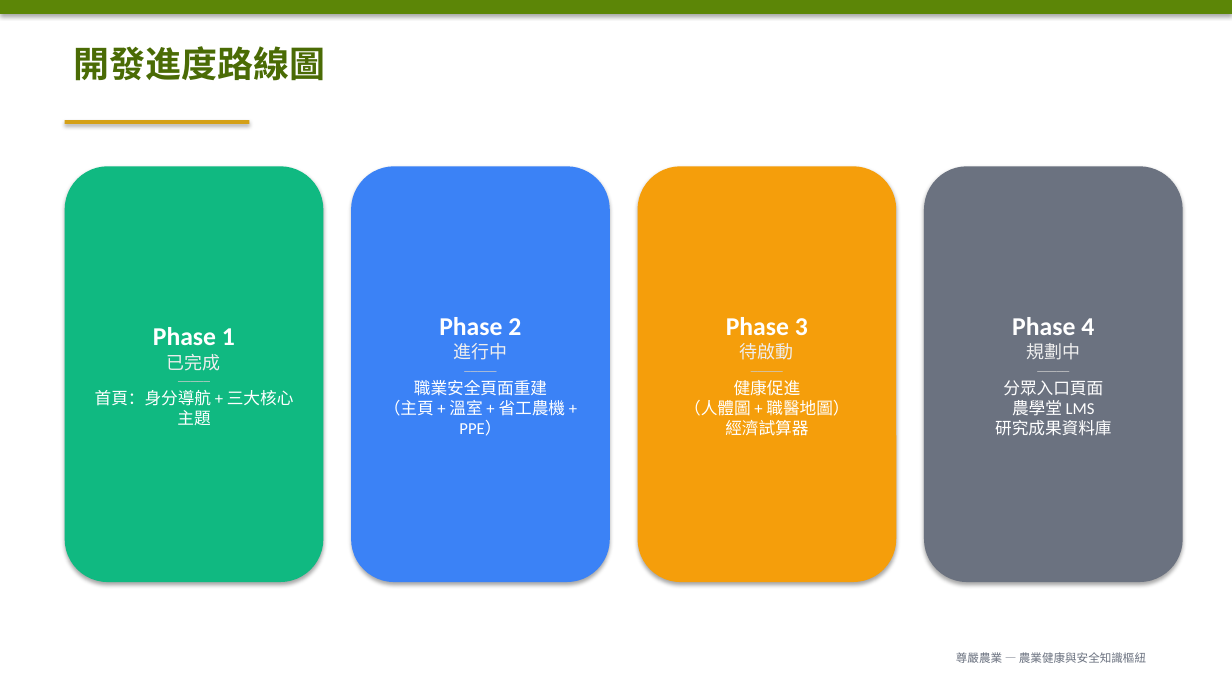
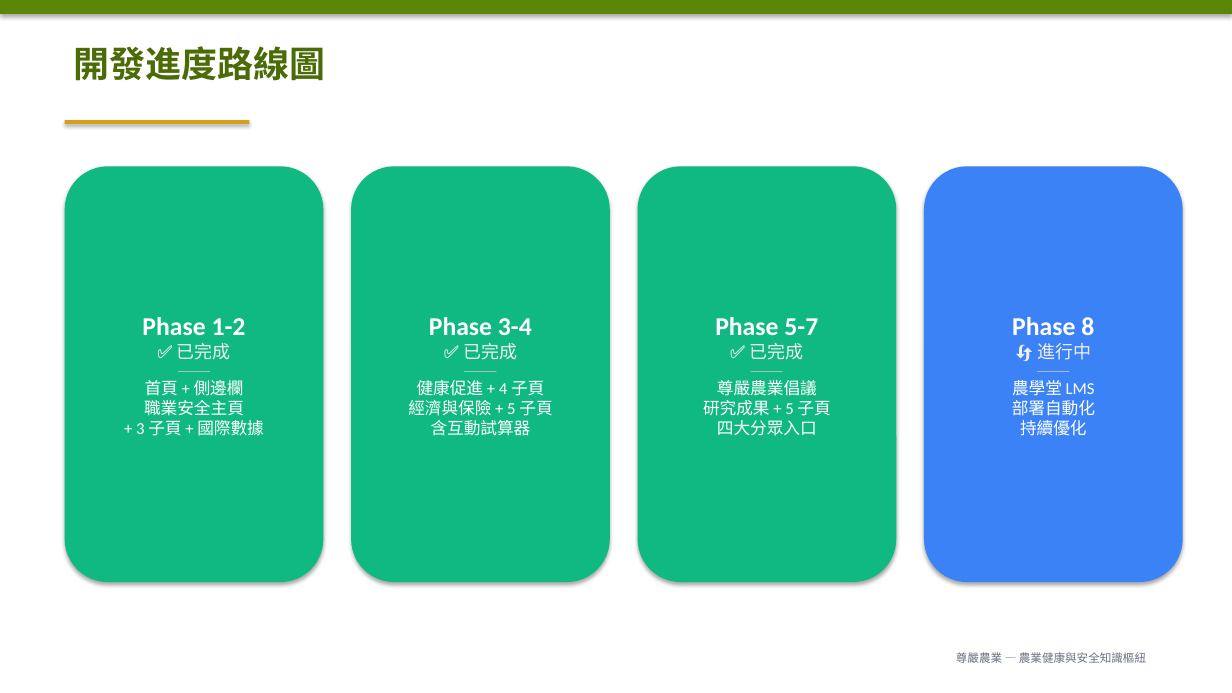
Before and after one commit to Boboegg/farmerwordpress, a slide deck: slide 17 of docs/website-architecture-presentation.pptx. Drawn at 1232x693 pixels with LibreOffice and Linux fonts; fonts in the diff are those of the drawing. Boxes give left, top, right and bottom in pixels: in the first picture for what was removed or moved away, otherwise in the second. Text is boxed around its words. In the diff, an @@ line names an element or a change of style, - is before the commit and + after.

```diff
--- a/docs/website-architecture-presentation.pptx
+++ b/docs/website-architecture-presentation.pptx
@@ rounded rectangle "Phase 3-4" at bbox=[351, 166, 610, 582]: fill #3B82F6 to #10B981 @@
@@ rounded rectangle "Phase 5-7" at bbox=[638, 166, 897, 582]: fill #F59E0B to #10B981 @@
@@ rounded rectangle "Phase 8" at bbox=[924, 166, 1183, 582]: fill #6B7280 to #3B82F6 @@
@@ text in rounded rectangle at bbox=[142, 317, 246, 360]: text changed @@
-Phase 1
-已完成
+Phase 1-2
+✅ 已完成
@@ text in rounded rectangle at bbox=[429, 317, 532, 360]: text changed @@
-Phase 2
-進行中
+Phase 3-4
+✅ 已完成
@@ text in rounded rectangle at bbox=[715, 317, 818, 360]: text changed @@
-Phase 3
-待啟動
+Phase 5-7
+✅ 已完成
@@ text in rounded rectangle at bbox=[1012, 317, 1094, 360]: text changed @@
-Phase 4
-規劃中
+Phase 8
+🔄 進行中
@@ text in rounded rectangle at bbox=[136, 380, 264, 436]: text changed @@
-首頁：身分導航 + 三大核心主題
+首頁 + 側邊欄
+職業安全主頁
++ 3 子頁 + 國際數據
@@ text in rounded rectangle at bbox=[408, 380, 552, 436]: text changed @@
-職業安全頁面重建
-（主頁 + 溫室 + 省工農機 + PPE）
+健康促進 + 4 子頁
+經濟與保險 + 5 子頁
+含互動試算器
@@ text in rounded rectangle at bbox=[703, 380, 830, 436]: text changed @@
-健康促進
-（人體圖 + 職醫地圖）
-經濟試算器
+尊嚴農業倡議
+研究成果 + 5 子頁
+四大分眾入口
@@ text in rounded rectangle at bbox=[1012, 380, 1095, 436]: text changed @@
-分眾入口頁面
-農學堂 LMS
-研究成果資料庫
+農學堂 LMS
+部署自動化
+持續優化
```
Also in this commit, not shown: 3 other slides changed, 1 other file.
